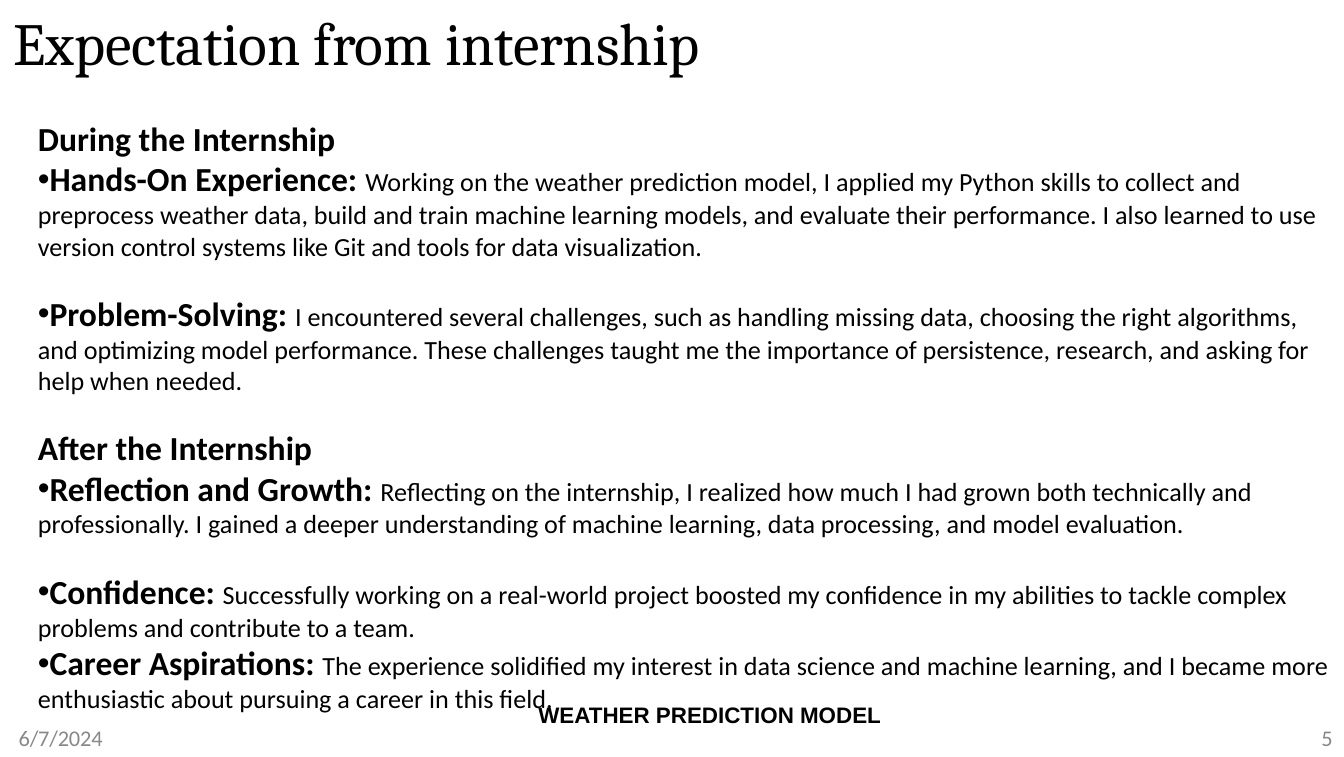
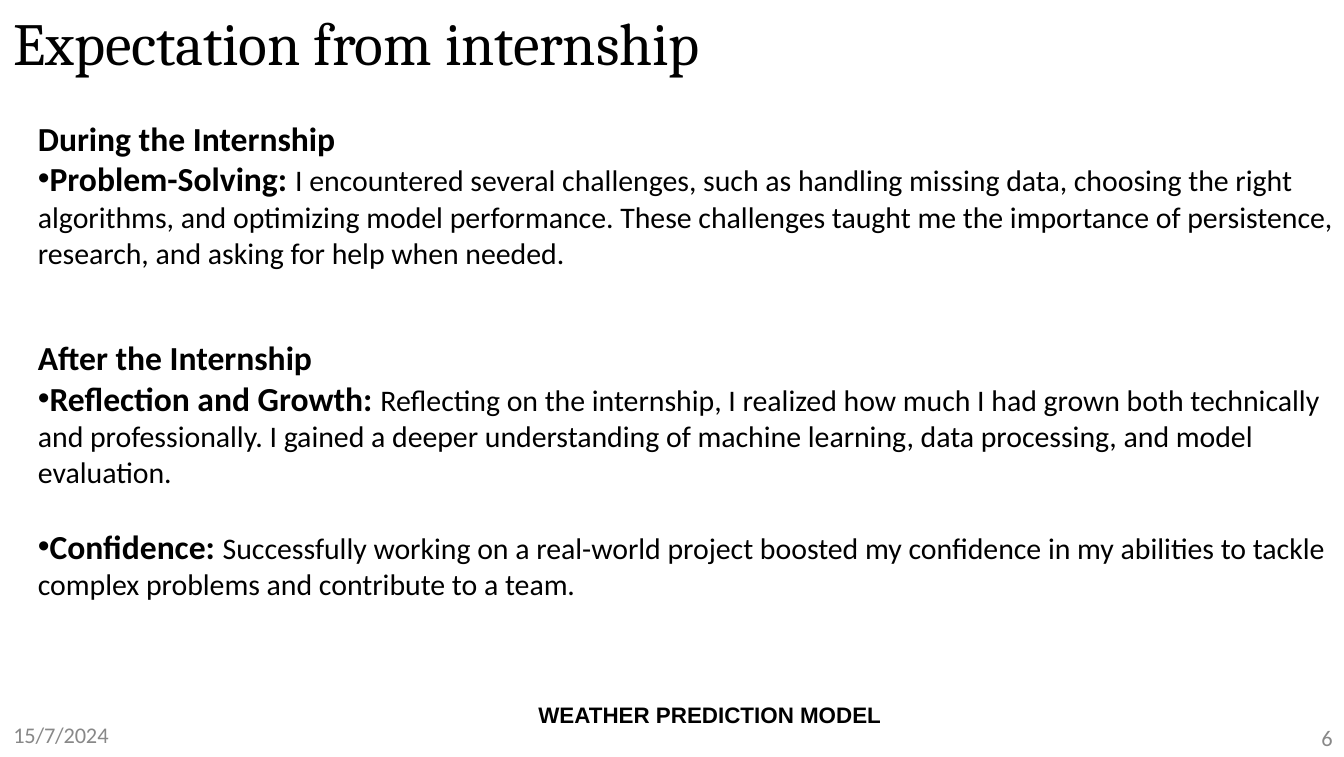
Before and after one commit to Anish202020/6th-Semester, a slide deck: slide 6 of Report and PPT/Internship/Ppt/Anish Kumar 1AY21CS028 Internship 6thsem-21scheme.pptx (slide 5 before the commit). Drawn at 1344x757 pixels with LibreOffice and Linux fonts; fonts in the diff are those of the drawing; background and template pictures are left out. Boxes give left, top, right and bottom in pixels: in the first picture for what was removed or moved away, otherwise in the second. Text is boxed around its words. In the diff, an @@ line names an element or a change of style, - is before the commit and + after.

```diff
--- a/Report and PPT/Internship/Ppt/Anish Kumar 1AY21CS028 Internship 6thsem-21scheme.pptx
+++ b/Report and PPT/Internship/Ppt/Anish Kumar 1AY21CS028 Internship 6thsem-21scheme.pptx
@@ text at bbox=[38, 167, 1316, 261]: paragraph removed @@
-• Hands-On Experience: Working on the weather prediction model, I applied my Python skills to collect and preprocess weather data, build and train machine learning models, and evaluate their performance. I also learned to use version control systems like Git and tools for data visualization.
@@ text at bbox=[38, 167, 1332, 600]: size 14 to 16 pt in "I encountered several challenges, such as handling ...", "Reflecting on the internship, I realized how ...", "Successfully working on a real-world project boosted ..." @@
@@ text at bbox=[38, 651, 1327, 715]: paragraph removed @@
-• Career Aspirations: The experience solidified my interest in data science and machine learning, and I became more enthusiastic about pursuing a career in this field.
@@ text at bbox=[13, 727, 108, 744]: text changed @@
-6/7/2024
+15/7/2024
@@ page number at bbox=[1321, 731, 1332, 746]: text changed @@
-5
+6
```
Also in this commit, not shown: 8 other slides changed, 2 slides added, 1 slide removed, 15 other files.
